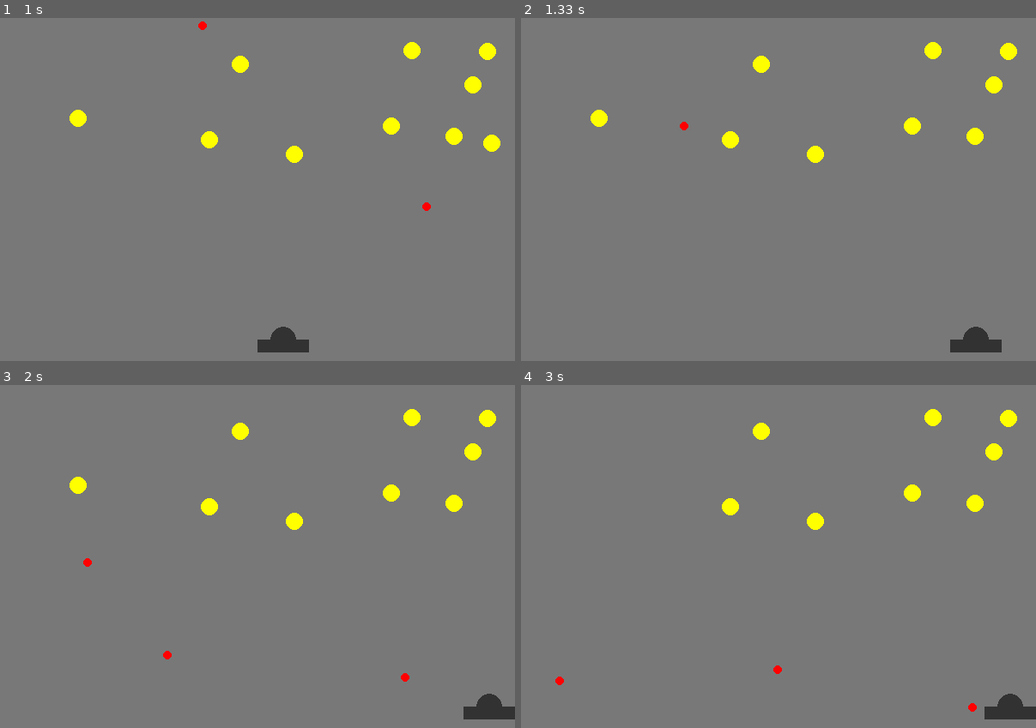
Above: before the commit, frames 1-4 (two rows, left to right).
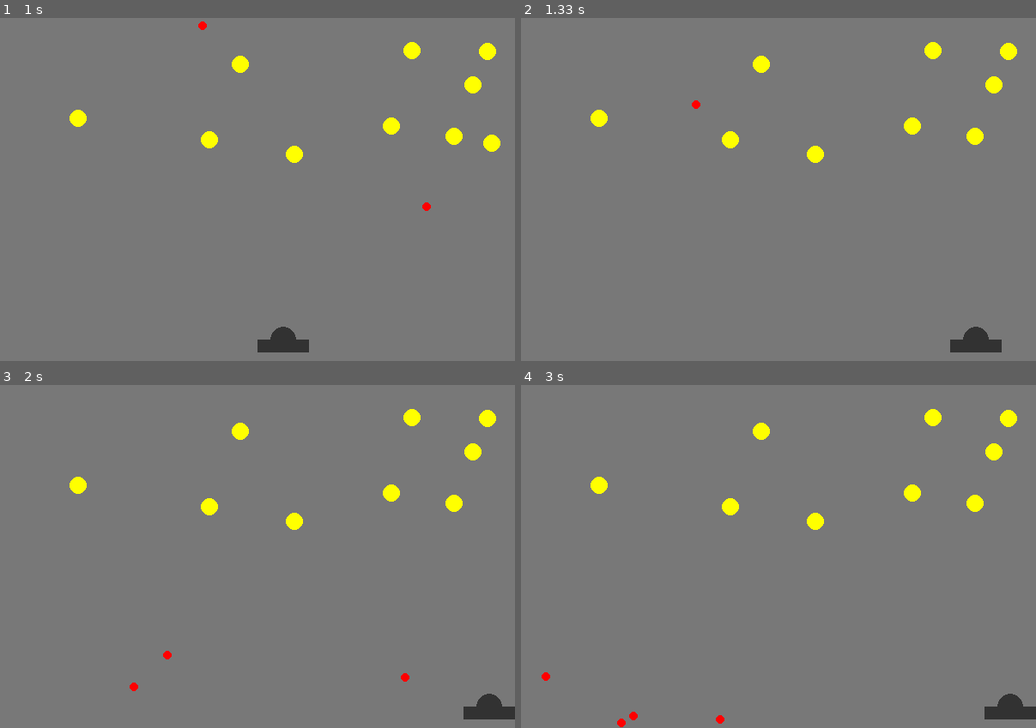
Above: after the commit, the same moments.

Repository: DJan03/Pygame-Cannon_vs_Invaders
Game: pygame game, started from cannonVsInvaders.py
Two runs of this game, one before a commit and one after it. Both use one fixed random seed, a clock stepped at 60 frames per second and the inputs below.
Inputs (mouse positions are in pixels of both pictures, inside the frame that each line leads up to):
- Up to frame 1 (1 s): click (257, 189) at 0.38 s; click (422, 179) at 0.72 s
- Up to frame 2 (1.33 s): hold Right from 1 s (still down)
- Up to frame 3 (2 s): release Right at 1.47 s; click (133, 559) at 1.55 s; click (309, 631) at 1.88 s
- Up to frame 4 (3 s): click (618, 505) at 2.22 s

Frame 1 is identical in both runs. In frame 2, less than 0.1% of the frame differs, in the area x 30-35%, y 24-33%; in frame 3, less than 0.1%; in frame 4, 0.4%, in the area x 4-89%, y 26-100%.

Commit message:
change bounce effect

Diff:
--- a/cannonVsInvaders.py
+++ b/cannonVsInvaders.py
@@ -64,17 +64,17 @@
 
     def bounce(self):
         if self.x < self.shape_radius:
-            self.velocity_x = abs(self.velocity_x) * 0.9
-            self.velocity_y *= 0.9
+            self.velocity_x = abs(self.velocity_x) * 0.6
+            self.velocity_y *= 0.6
         if self.x > WIDTH - self.shape_radius:
-            self.velocity_x = -abs(self.velocity_x) * 0.9
-            self.velocity_y *= 0.9
+            self.velocity_x = -abs(self.velocity_x) * 0.6
+            self.velocity_y *= 0.6
         if self.y < self.shape_radius:
-            self.velocity_y = abs(self.velocity_y) * 0.9
-            self.velocity_x *= 0.9
+            self.velocity_y = abs(self.velocity_y) * 0.6
+            self.velocity_x *= 0.6
         if self.y > HEIGHT - self.shape_radius:
-            self.velocity_y = -abs(self.velocity_y) * 0.9
-            self.velocity_x *= 0.9
+            self.velocity_y = -abs(self.velocity_y) * 0.6
+            self.velocity_x *= 0.6
 
         if abs(self.velocity_x) < 10:
             self.velocity_x = 0
